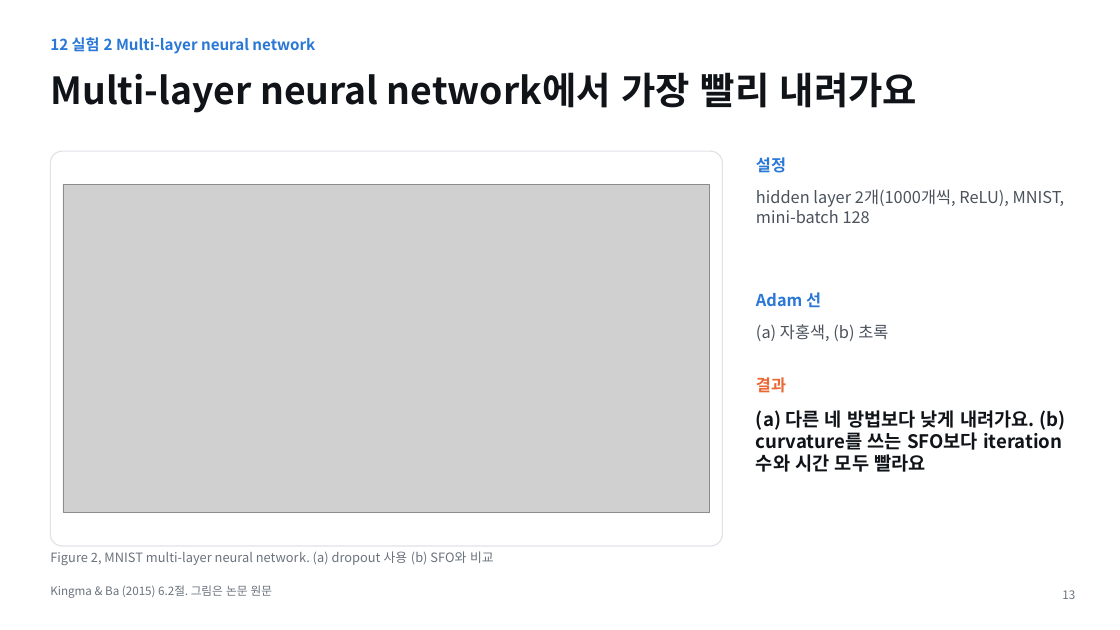
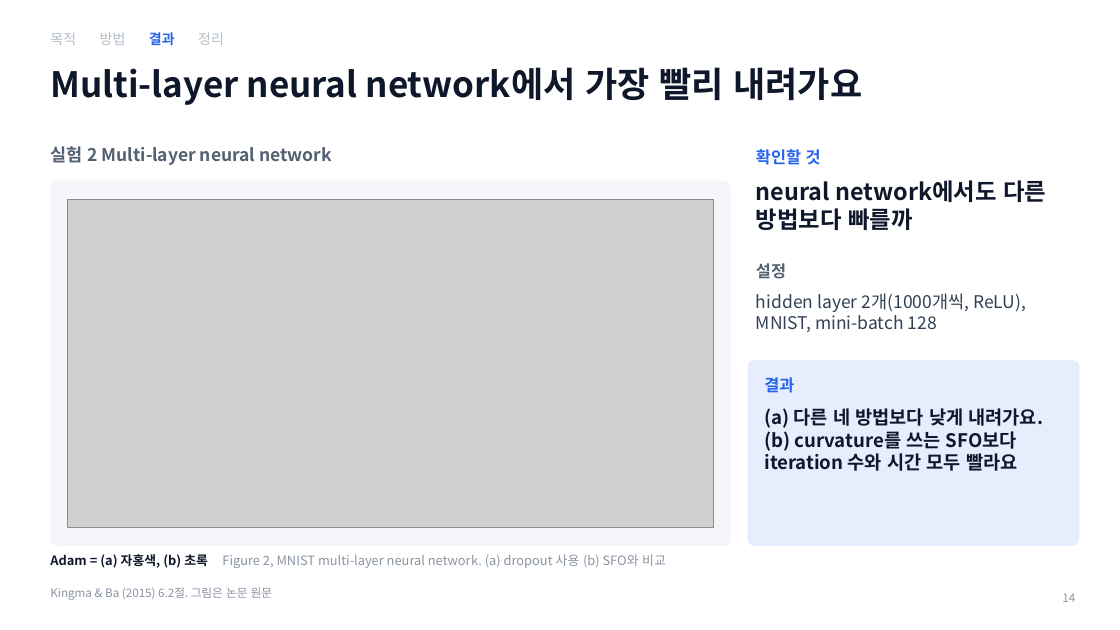
Before and after one commit to tkdgh123/tkdgh123.github.io, a slide deck: slide 14 of adam/Adam_PaperSeminar.pptx (slide 13 before the commit). Drawn at 1120x630 pixels with LibreOffice and Linux fonts; fonts in the diff are those of the drawing; grey boxes stand for pictures. Boxes give left, top, right and bottom in pixels: in the first picture for what was removed or moved away, otherwise in the second. Text is boxed around its words. In the diff, an @@ line names an element or a change of style, - is before the commit and + after.

```diff
--- a/adam/Adam_PaperSeminar.pptx
+++ b/adam/Adam_PaperSeminar.pptx
@@ text added at bbox=[50, 32, 224, 45], 12 pt, text #B4BDC9 @@
+목적 방법 결과 정리
@@ title "Multi-layer neural network에서 가장 빨리 ..." at bbox=[50, 67, 863, 105]: size 32 to 30 pt, text colour #101418 to #0F172A @@
@@ text at bbox=[50, 146, 332, 165]: text changed; size 13 to 15 pt; text colour #2A78D6 to #526072 @@
-12 실험 2 Multi-layer neural network
+실험 2 Multi-layer neural network
@@ text added at bbox=[756, 149, 821, 165], 14 pt, text #2563EB, bold @@
+확인할 것
@@ rounded rectangle: place and size @@
-rounded rectangle at bbox=[50, 151, 723, 546]
+rounded rectangle at bbox=[50, 181, 731, 546]
@@ rounded rectangle at bbox=[50, 181, 731, 546]: fill #FFFFFF to #F3F5F8; outline #DFE3E8 1 pt to none; proportions changed @@
@@ picture: place and size @@
-picture at bbox=[63, 185, 710, 513]
+picture at bbox=[67, 199, 714, 528]
@@ text added at bbox=[756, 180, 1047, 230], 20 pt, text #0F172A, bold @@
+neural network에서도 다른 방법보다 빠를까
@@ text "설정": place and size @@
-text "설정" at bbox=[756, 157, 786, 173]
+text "설정" at bbox=[756, 263, 786, 279]
@@ text "설정" at bbox=[756, 263, 786, 279]: text colour #2A78D6 to #526072 @@
@@ text "hidden layer 2개(1000개씩, ReLU), MNIST, ...": place and size @@
-text "hidden layer 2개(1000개씩, ReLU), MNIST, ..." at bbox=[756, 189, 1065, 223]
+text "hidden layer 2개(1000개씩, ReLU), MNIST, ..." at bbox=[756, 293, 1026, 332]
@@ text "hidden layer 2개(1000개씩, ReLU), MNIST, ..." at bbox=[756, 293, 1026, 332]: size 14 to 15 pt, text colour #4A525C to #334155 @@
@@ text removed at bbox=[756, 292, 821, 308] @@
-Adam 선
@@ text removed at bbox=[756, 324, 888, 341] @@
-(a) 자홍색, (b) 초록
@@ rounded rectangle added at bbox=[748, 360, 1080, 546], fill #E6EEFD @@
@@ text "결과": place and size @@
-text "결과" at bbox=[756, 377, 786, 393]
+text "결과" at bbox=[764, 377, 794, 393]
@@ text "결과" at bbox=[764, 377, 794, 393]: text colour #EB6834 to #2563EB @@
@@ text "(a) 다른 네 방법보다 낮게 ...": place and size @@
-text "(a) 다른 네 방법보다 낮게 ..." at bbox=[756, 410, 1065, 472]
+text "(a) 다른 네 방법보다 낮게 ..." at bbox=[764, 408, 1044, 471]
@@ text "(a) 다른 네 방법보다 낮게 ..." at bbox=[764, 408, 1044, 471]: text colour #101418 to #0F172A @@
@@ text at bbox=[50, 554, 666, 568]: text changed; text colour #6B737D to #8A94A3 @@
-Figure 2, MNIST multi-layer neural network. (a) dropout 사용 (b) SFO와 비교
+Adam = (a) 자홍색, (b) 초록 Figure 2, MNIST multi-layer neural network. (a) dropout 사용 (b) SFO와 비교
@@ text "Kingma & Ba (2015) 6.2절. ..." at bbox=[50, 587, 272, 600]: text colour #6B737D to #8A94A3 @@
@@ page number removed at bbox=[1062, 590, 1075, 599] @@
-13
@@ page number added at bbox=[1062, 593, 1075, 602], 10 pt, text #8A94A3 @@
+14
```
Also in this commit, not shown: 15 other slides changed, 2 slides added, 1 slide removed, 3 other files.
